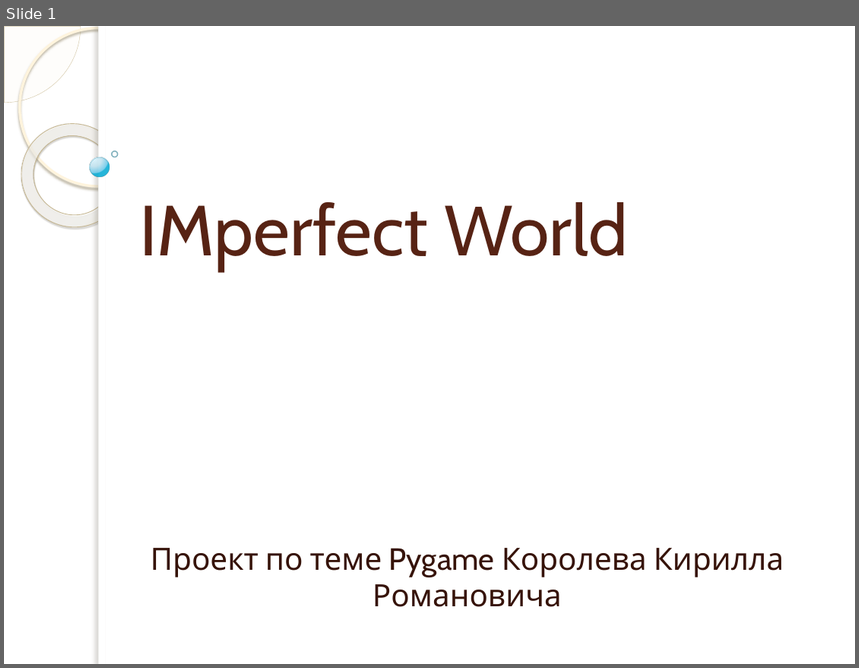
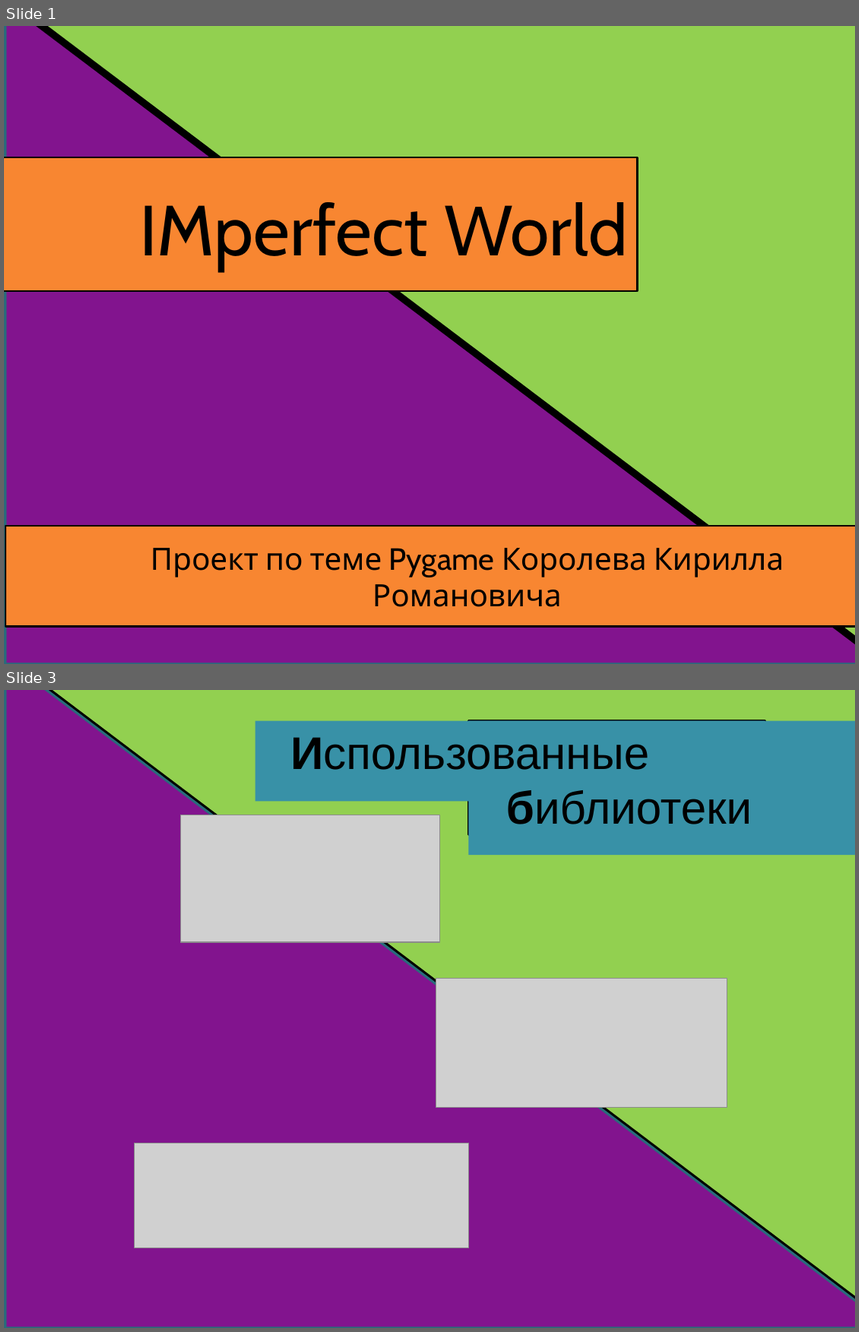
Before and after one commit to Sonhi-creator/IMperfect-World, a slide deck: Pygame проект/Data/IMperfect World.pptx. Shown one above the other, each under a label of ours: slide 1 before the commit, slides 1 and 3 after it; the slides between them are not shown. The pictures are 859x668 and 859x1332 pixels, drawn with LibreOffice and Linux fonts; fonts in the diff are those of the drawing; grey boxes stand for pictures; background and template pictures are left out. Boxes give left, top, right and bottom in pixels: in the first picture for what was removed or moved away, otherwise in the second. Text is boxed around its words. In the diff, an @@ line names an element or a change of style, - is before the commit and + after.

```diff
--- a/Pygame проект/Data/IMperfect World.pptx
+++ b/Pygame проект/Data/IMperfect World.pptx
@@ slide 3 added at [4,690,855,1328], background picture (left out); not listed: 5 template elements that a slide beside it also shows @@
@@ right triangle added at [6,690,855,1328], fill #92D050, outline #000000 6 pt @@
@@ right triangle added at [6,690,855,1328], fill #82148E, outline #296B7C 2 pt @@
@@ rectangle added at [255,720,764,801], fill #3891A7 @@
@@ rectangle added at [469,720,765,834], fill #3891A7, outline #000000 2 pt @@
@@ rectangle added at [469,720,855,854], fill #3891A7 @@
@@ title added at [291,737,752,825], 38.7 pt, text #000000 @@
+Использованные
+библиотеки
@@ rectangle added at [469,755,765,802], fill #3891A7 @@
@@ picture added at [180,815,439,943] @@
@@ picture added at [436,979,728,1108] @@
@@ picture added at [135,1143,469,1249] @@
@@ slide 1 changed as well @@
@@ right triangle added at [6,26,855,664], fill #82148E, outline #296B7C 2 pt @@
@@ right triangle added at [19,26,855,664], fill #92D050, outline #000000 6 pt @@
@@ title "IMperfect World" at [140,202,628,271]: text colour #572314 to #000000 @@
@@ rectangle added at [4,158,637,291], fill #F88631, outline #000000 1.5 pt @@
@@ rectangle added at [6,527,855,627], fill #F88631, outline #000000 1.5 pt @@
@@ subtitle "Проект по теме Pygame Королева ..." at [151,548,784,607]: text colour #361309 to #000000 @@
```
Also in this commit, not shown: 3 other slides added, 4 slides removed, 10 other files.
